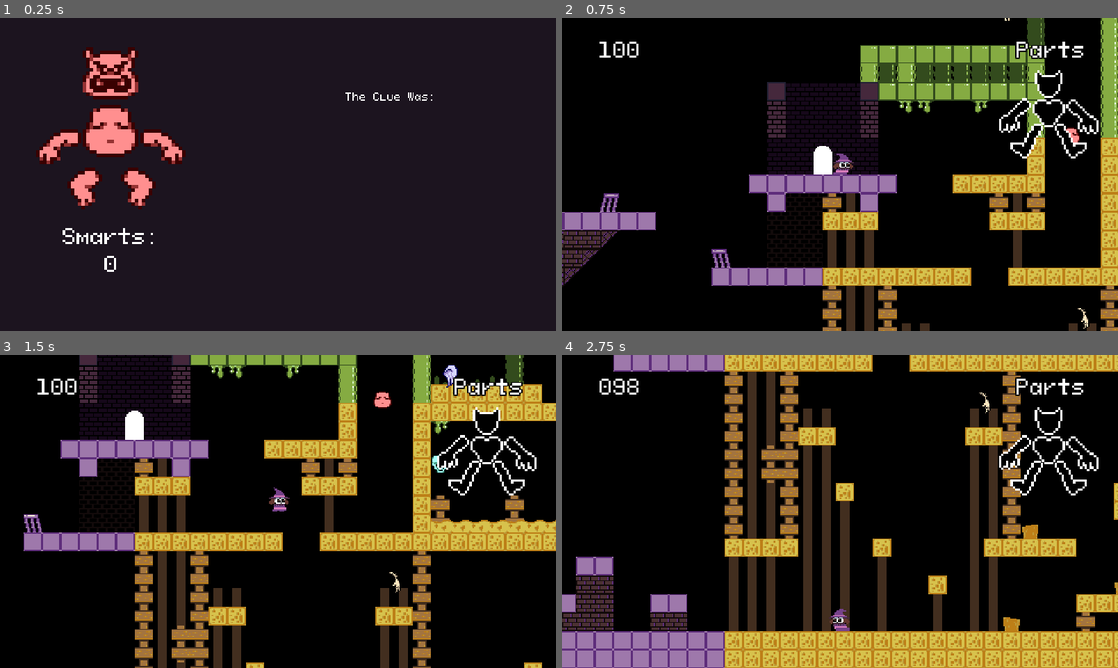
Above: before the commit, frames 1-4 (two rows, left to right).
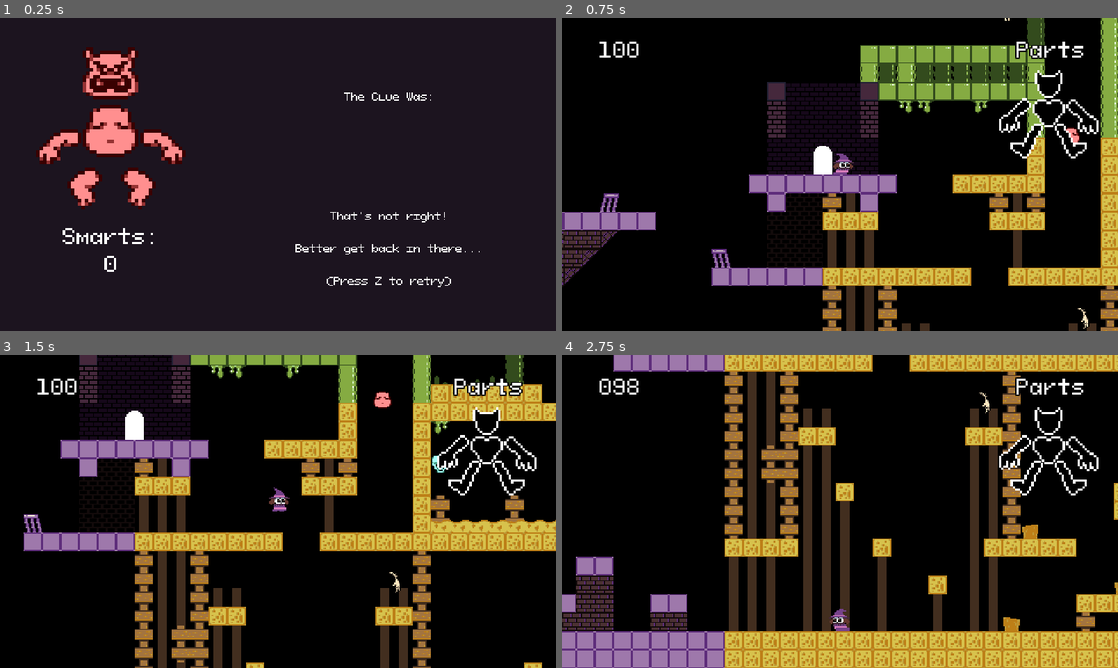
Above: after the commit, the same moments.

Repository: vitimesthree/LD55
Game: Godot game, scene res://screens/score.tscn
The game is run twice, just before and just after one commit, with the same random seed, the same clock (stepped at 60 frames per second) and the same inputs. This scene is started directly instead of the project's main scene.
Inputs:
- Up to frame 1 (0.25 s): no input
- Up to frame 2 (0.75 s): tap Z (jump) at 0.5 s; hold Right (move_right) from 0.53 s (still down); hold Z (jump) from 0.53 s (still down)
- Up to frame 3 (1.5 s): keep holding Right (move_right); release Z (jump) at 1.28 s; tap X (broom) at 1.35 s
- Up to frame 4 (2.75 s): tap Z (jump) at 1.52, 1.55, 1.82 s; release Right (move_right) at 2.03 s; hold Left (move_left) from 2.03 s (still down); hold Z (jump) from 2.03 s (still down)

The runs differ from the first frame. In frame 1, 0.7% of the frame differs, in the area x 53-87%, y 23-86%; in frame 2, nothing differs; in frame 3, 0.1%; in frame 4, nothing differs.
Error in both runs: Invalid access of index '0' on a base object of type: 'Array'. (res://ui/demon_puzzle.gd:18)

Commit message:
score comes between ending and next scene, other screen fixes

Diff:
--- a/entities/door.gd
+++ b/entities/door.gd
@@ -2,14 +2,10 @@
 
 var player_touch : bool = false
 
-# Called when the node enters the scene tree for the first time.
-func _ready():
-	pass # Replace with function body.
-
-
-# Called every frame. 'delta' is the elapsed time since the previous frame.
-func _process(delta):
-	pass
+# For calculating score in advance
+@onready var smarts : int = 0
+@onready var score_table : Array = []
+@onready var next_scene : String = "res://screens/tutorial.tscn"
 
 func _on_body_shape_entered(body_rid, body, body_shape_index, local_shape_index):
 	player_touch = true
@@ -20,4 +16,54 @@
 func _input(event):
 	if Input.is_action_just_pressed("jump"):
 		if Global.parts_collected.size() == 6 && player_touch == true:
-			get_tree().change_scene_to_file("res://screens/score.tscn")
+			calculate_score()
+			get_tree().change_scene_to_file(next_scene)
+
+func calculate_score():
+	make_score_table()
+	var prompt = Global.prompt
+	var collected = Global.parts_collected
+
+	# Gets the index number for which Demon is the Best
+	var prompt_index = score_table[prompt]
+
+	for r in range(0,6):
+		var current = collected[r]
+
+		# Gets the demon type of the current part
+		var which_demon = current[1]
+		var demon_index = 0
+
+		match which_demon:
+			"devil": demon_index = 0
+			"bird": demon_index = 1
+			"horror": demon_index = 2
+			"crab": demon_index = 3
+
+		# Adds score based on how much the current demon type
+		# is worth, based on the tutorial clue
+		var add_score = prompt_index[demon_index]
+		smarts += add_score
+		print(smarts)
+
+	if(smarts == 6000):
+		smarts = 999999
+	Global.score = smarts
+
+	if(smarts >= 3500):
+		next_scene = "res://screens/good_ending.tscn"
+	else:
+		next_scene = "res://screens/bad_ending.tscn"
+
+func make_score_table():
+	# Prompt: Devil
+	score_table.append([1000, 200, 450, 100])
+
+	# Prompt: Bird
+	score_table.append([50, 1000, 200, 650])
+
+	# Prompt: Horror
+	score_table.append([400, 250, 1000, 100])
+
+	# Prompt: Crab
+	score_table.append([100, 350, 500, 1000])
--- a/global.gd
+++ b/global.gd
@@ -3,6 +3,7 @@
 var prompt : int = 0
 var clue : String = ''
 var required_demon: String = ''
+var score : int = 0
 
 # Parts stored as mini-arrays [0,1]
 # 0 is the part type (head, body, etc)
--- a/main.tscn
+++ b/main.tscn
@@ -378,7 +378,7 @@
 position = Vector2(934, 401)
 
 [node name="Marker2D13" type="Marker2D" parent="Spawns"]
-position = Vector2(992, 384)
+position = Vector2(993, 351)
 
 [node name="Marker2D14" type="Marker2D" parent="Spawns"]
 position = Vector2(1384, 695)
--- a/screens/bad_ending.tscn
+++ b/screens/bad_ending.tscn
@@ -7,4 +7,4 @@
 [node name="Cutscene" parent="." instance=ExtResource("1_lx6r4")]
 starting_frame = 5
 ending_frame = 6
-next_scene = "res://screens/tutorial.tscn"
+next_scene = "res://screens/score.tscn"
--- a/screens/dead.gd
+++ b/screens/dead.gd
@@ -10,6 +10,9 @@
 func _process(_delta):
 	pass
 
+func _input(event):
+	if event.is_action_pressed("jump"):
+		get_tree().change_scene_to_file('res://screens/tutorial.tscn')
 
 func _on_timer_timeout():
-	get_tree().change_scene_to_file('res://screens/opening.tscn')
+	$Message.visible = true
--- a/screens/dead.tscn
+++ b/screens/dead.tscn
@@ -1,8 +1,13 @@
-[gd_scene load_steps=4 format=3 uid="uid://bqnglej77vvt3"]
+[gd_scene load_steps=6 format=3 uid="uid://bqnglej77vvt3"]
 
 [ext_resource type="Script" path="res://screens/dead.gd" id="1_70ycq"]
 [ext_resource type="AudioStream" uid="uid://c0uknysfyt7rf" path="res://sound/woof.wav" id="2_fq46p"]
 [ext_resource type="Theme" uid="uid://do1ppa3788dbi" path="res://ui/hud_theme.tres" id="2_w74ab"]
+[ext_resource type="FontFile" uid="uid://d3wcvvaiqqqlp" path="res://fonts/pixeloid.ttf" id="4_qu6yl"]
+
+[sub_resource type="Theme" id="Theme_1mafd"]
+default_font = ExtResource("4_qu6yl")
+default_font_size = 9
 
 [node name="Dead" type="Node2D"]
 script = ExtResource("1_70ycq")
@@ -14,7 +19,7 @@
 autoplay = true
 
 [node name="Timer" type="Timer" parent="."]
-wait_time = 5.0
+wait_time = 2.0
 autostart = true
 
 [node name="ColorRect" type="ColorRect" parent="."]
@@ -30,4 +35,15 @@
 horizontal_alignment = 1
 vertical_alignment = 1
 
+[node name="Message" type="Label" parent="."]
+visible = false
+offset_top = 124.0
+offset_right = 480.0
+offset_bottom = 264.0
+theme = SubResource("Theme_1mafd")
+text = "You ran out of time!
+(Press Z to retry)"
+horizontal_alignment = 1
+vertical_alignment = 1
+
 [connection signal="timeout" from="Timer" to="." method="_on_timer_timeout"]
--- a/screens/good_ending.tscn
+++ b/screens/good_ending.tscn
@@ -7,4 +7,4 @@
 [node name="Cutscene" parent="." instance=ExtResource("1_3df6b")]
 starting_frame = 7
 ending_frame = 8
-next_scene = "res://screens/end_screen.tscn"
+next_scene = "res://screens/score.tscn"
--- a/screens/score.gd
+++ b/screens/score.gd
@@ -2,15 +2,14 @@
 
 @onready var smarts : int = 0
 @onready var next_scene : String = "res://screens/tutorial.tscn"
-@onready var score_table : Array = []
 
 # Called when the node enters the scene tree for the first time.
 func _ready():
-	make_score_table()
 	$Clue.text = Global.clue
 
-	calculate_score()
+	smarts = Global.score
 	$Score.text = str(smarts)
+	set_next_scene()
 
 # Called every frame. 'delta' is the elapsed time since the previous frame.
 func _process(_delta):
@@ -20,52 +19,13 @@
 	if event.is_action_pressed("jump"):
 		get_tree().change_scene_to_file(next_scene)
 
-func calculate_score():
-	var prompt = Global.prompt
-	var collected = Global.parts_collected
-
-	# Gets the index number for which Demon is the Best
-	var prompt_index = score_table[prompt]
-
-	for r in range(0,6):
-		var current = collected[r]
-
-		# Gets the demon type of the current part
-		var which_demon = current[1]
-		var demon_index = 0
-
-		match which_demon:
-			"devil": demon_index = 0
-			"bird": demon_index = 1
-			"horror": demon_index = 2
-			"crab": demon_index = 3
-
-		# Adds score based on how much the current demon type
-		# is worth, based on the tutorial clue
-		var add_score = prompt_index[demon_index]
-		smarts += add_score
-		print(smarts)
-
-	if(smarts == 6000):
-		smarts = 999999
+func set_next_scene():
+	if(smarts == 999999):
 		$Perfect.visible = true
-		next_scene = "res://screens/good_ending.tscn"
+		next_scene = "res://screens/end_screen.tscn"
 	elif(smarts >= 3500):
 		$Good.visible = true
-		next_scene = "res://screens/good_ending.tscn"
+		next_scene = "res://screens/tutorial.tscn"
 	else:
 		$Fail.visible = true
-		next_scene = "res://screens/bad_ending.tscn"
-
-func make_score_table():
-	# Prompt: Devil
-	score_table.append([1000, 200, 450, 100])
-
-	# Prompt: Bird
-	score_table.append([50, 1000, 200, 650])
-
-	# Prompt: Horror
-	score_table.append([400, 250, 1000, 100])
-
-	# Prompt: Crab
-	score_table.append([100, 350, 500, 1000])
+		next_scene = "res://screens/tutorial.tscn"
--- a/screens/score.tscn
+++ b/screens/score.tscn
@@ -52,9 +52,9 @@
 vertical_alignment = 1
 
 [node name="ClueLabel" type="Label" parent="."]
-offset_left = 281.0
+offset_left = 192.0
 offset_top = 50.0
-offset_right = 394.0
+offset_right = 480.0
 offset_bottom = 85.0
 theme = SubResource("Theme_2yyhb")
 text = "The Clue Was:"
@@ -62,9 +62,9 @@
 vertical_alignment = 1
 
 [node name="Clue" type="Label" parent="."]
-offset_left = 241.0
+offset_left = 192.0
 offset_top = 82.0
-offset_right = 433.0
+offset_right = 480.0
 offset_bottom = 128.0
 theme = ExtResource("2_ptmxk")
 text = "DEMON"
@@ -72,7 +72,6 @@
 vertical_alignment = 1
 
 [node name="Fail" type="Label" parent="."]
-visible = false
 offset_left = 192.0
 offset_top = 127.0
 offset_right = 480.0
@@ -98,9 +97,10 @@
 text = "Good job!
 
 It's not perfect, but this
-guy ought to do just fine.
+guy's good enough.
+Trying again wouldn't hurt, though!
 
-(Press Z to continue)"
+(Press Z to play again)"
 horizontal_alignment = 1
 vertical_alignment = 1
 
Not shown, changed: sound/ld55.mp3
